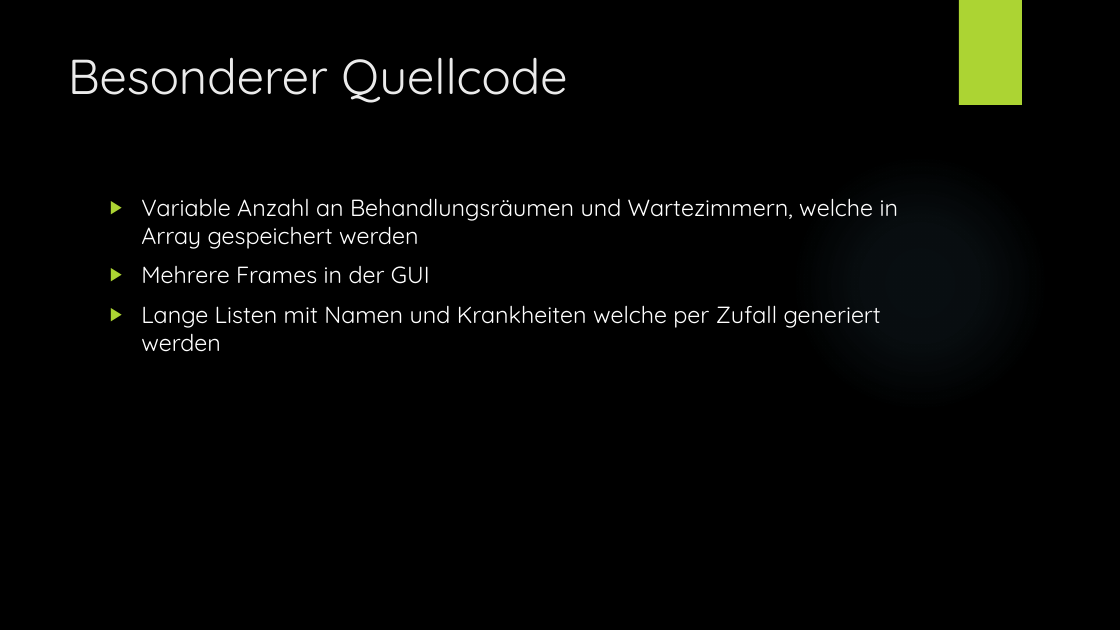
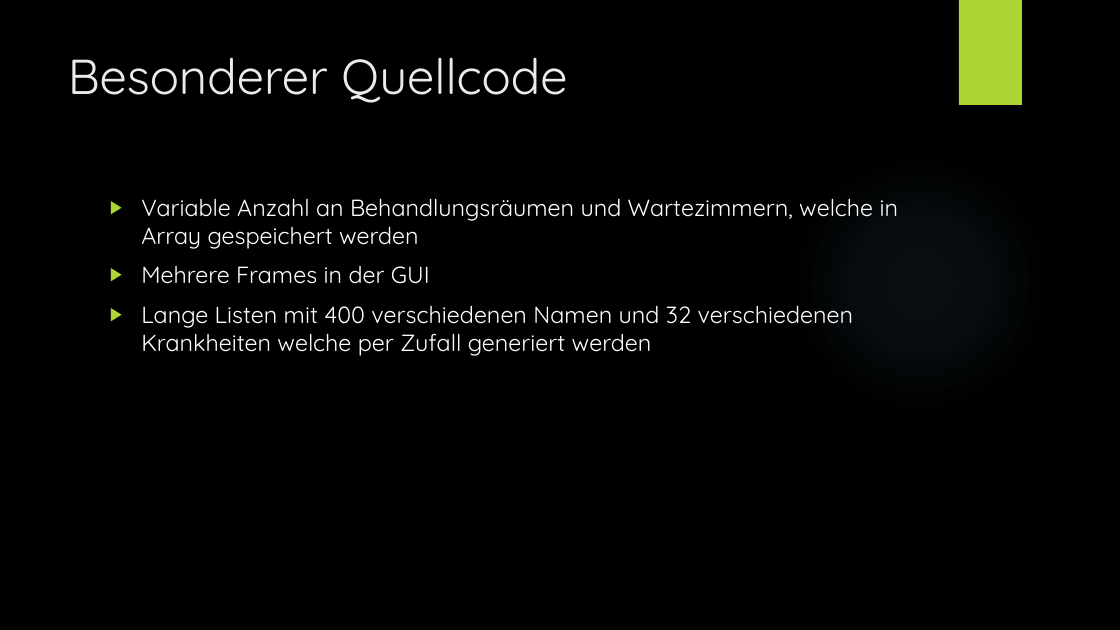
Before and after one commit to Nils001/Arztpraxis, a slide deck: slide 4 of Arztpraxis.pptx. Drawn at 1120x630 pixels with LibreOffice and Linux fonts; fonts in the diff are those of the drawing; background and template pictures are left out. Boxes give left, top, right and bottom in pixels: in the first picture for what was removed or moved away, otherwise in the second. Text is boxed around its words. In the diff, an @@ line names an element or a change of style, - is before the commit and + after.

Commit message:
pp

```diff
--- a/Arztpraxis.pptx
+++ b/Arztpraxis.pptx
@@ text at (141, 305, 853, 356): text changed @@
-▶ Lange Listen mit Namen und Krankheiten welche per Zufall generiert werden
+▶ Lange Listen mit 400 verschiedenen Namen und 32 verschiedenen Krankheiten welche per Zufall generiert werden
```
